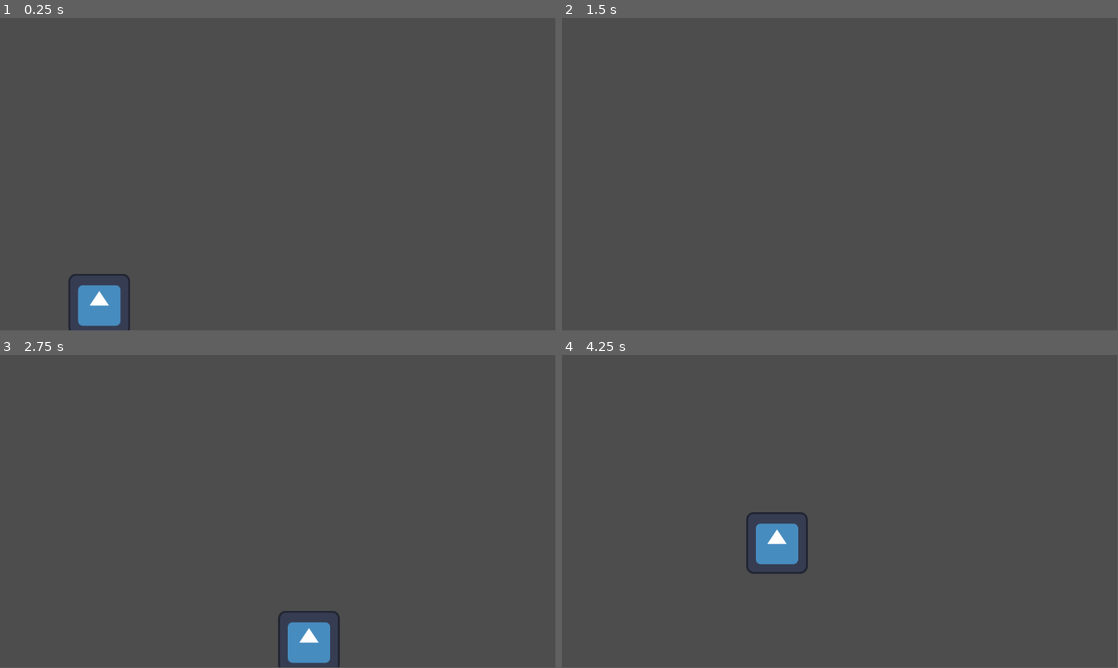
Above: before the commit, frames 1-4 (two rows, left to right).
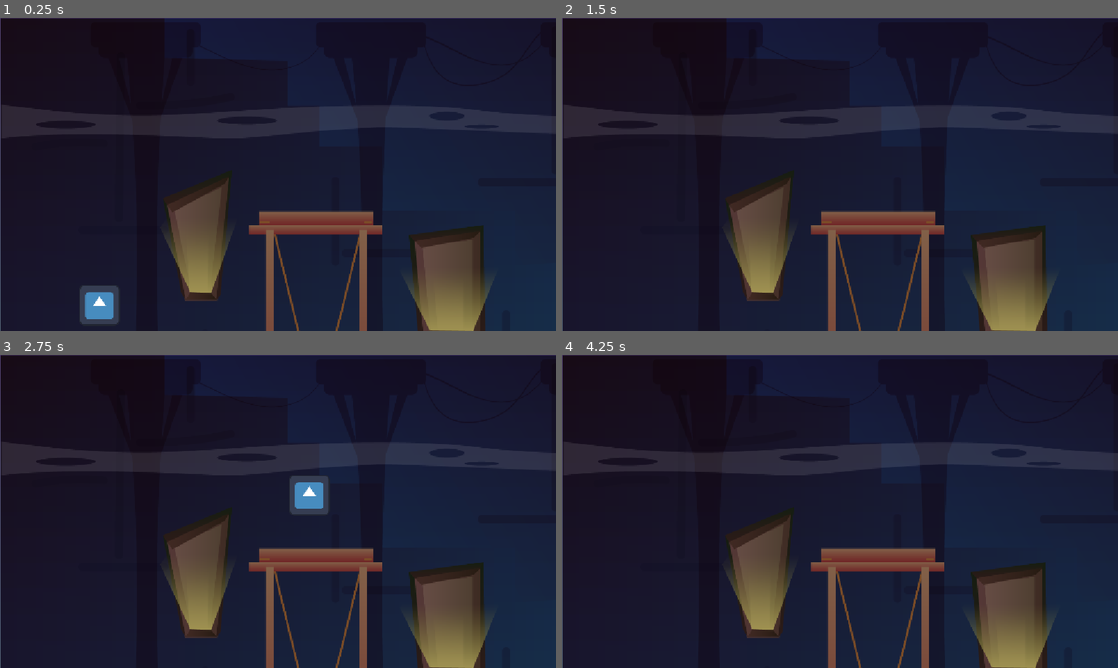
Above: after the commit, the same moments.

Repository: SanaDeghat/jetpack-joyride
Game: Godot game, scene res://mainScene.tscn
Same seed, same stepped clock (60 frames per second), same inputs: the game is played once before the commit and once after it. The engine's default icon, where the game draws it, is replaced by a stand-in: a white triangle on a blue panel in a dark square.
Inputs (mouse positions are in pixels of both pictures, inside the frame that each line leads up to):
- Up to frame 1 (0.25 s): no input
- Up to frame 2 (1.5 s): tap Enter (ui_accept) at 0.5 s; move the mouse to (962, 158) at 0.52 s; hold Right (ui_right) 0.53-1.28 s; hold Enter (ui_accept) 0.53-1.28 s; click (962, 158) at 0.67 s; move the mouse to (728, 190) at 1.27 s; hold Down from 1.28 s (still down); tap Alt at 1.35 s
- Up to frame 3 (2.75 s): tap Enter (ui_accept) at 1.52, 1.55, 1.82 s; move the mouse to (333, 442) at 2.02 s; release Down at 2.03 s; hold Right (ui_right) from 2.03 s (still down); hold Enter (ui_accept) from 2.03 s (still down); tap Shift at 2.1 s
- Up to frame 4 (4.25 s): move the mouse to (812, 574) at 2.77 s; release Right (ui_right) at 2.78 s; release Enter (ui_accept) at 2.78 s; hold Up 2.78-3.53 s; tap Enter (ui_accept) at 2.85, 3.02, 3.32 s; click (812, 574) at 2.92 s; move the mouse to (1006, 558) at 3.52 s; hold Left (ui_left) from 3.53 s (still down); hold Enter (ui_accept) from 3.53 s (still down); tap Alt at 3.6 s
In our replay, the window is 799x449 before the commit and 800x450 after it. These sizes can differ from the game's own. Grey fills any space a smaller window leaves; there, only what the larger window draws over its background counts as a difference.

The runs differ from the first frame. In frame 1, 97% of the frame differs, in the area x 0-100%, y 0-100%; in frame 2, 98%; in frame 3, 97%; in frame 4, 98%.

Commit message:
SHOOT I FORGOPT WAKATIME

Diff:
--- a/character_body_2d.gd
+++ b/character_body_2d.gd
@@ -8,8 +8,7 @@
 func _physics_process(delta: float) -> void:
 	# Add the gravity.
 
-	# Handle jump.
-	if Input.is_action_just_pressed("ui_accept") :
+	if Input.is_action_pressed("ui_accept") :
 		print ("flyting weeeeeeeee")
 		velocity.y = JUMP_VELOCITY
 	else:
--- a/mainScene.tscn
+++ b/mainScene.tscn
@@ -1,13 +1,22 @@
 [gd_scene format=3 uid="uid://b06sk5lckfr65"]
 
 [ext_resource type="Script" uid="uid://bbuoinsct66cl" path="res://character_body_2d.gd" id="1_g4qto"]
+[ext_resource type="Texture2D" uid="uid://b0fpvpbdcd3e4" path="res://background (2).png" id="1_hr5et"]
 [ext_resource type="Texture2D" uid="uid://ddukknn2tkr8p" path="res://icon.svg" id="2_hr5et"]
 
 [node name="Node2D" type="Node2D" unique_id=1058356665]
+
+[node name="ParallaxBackground" type="ParallaxBackground" parent="." unique_id=2015609975]
+
+[node name="TextureRect" type="TextureRect" parent="ParallaxBackground" unique_id=1910329956]
+offset_right = 1926.0
+offset_bottom = 1083.0
+texture = ExtResource("1_hr5et")
 
 [node name="CharacterBody2D" type="CharacterBody2D" parent="." unique_id=1518095123]
 position = Vector2(206, 566)
 script = ExtResource("1_g4qto")
 
 [node name="Sprite2D" type="Sprite2D" parent="CharacterBody2D" unique_id=1945903261]
+scale = Vector2(0.66, 0.66)
 texture = ExtResource("2_hr5et")
--- a/project.godot
+++ b/project.godot
@@ -15,6 +15,15 @@
 config/features=PackedStringArray("4.6", "GL Compatibility")
 config/icon="res://icon.svg"
 
+[display]
+
+window/size/mode=2
+window/stretch/mode="canvas_items"
+
+[editor_plugins]
+
+enabled=PackedStringArray("res://addons/godot_super-wakatime/plugin.cfg")
+
 [physics]
 
 3d/physics_engine="Jolt Physics"
Not shown, added: addons/godot_super-wakatime/api_key_prompt.tscn
Not shown, added: addons/godot_super-wakatime/counter.tscn
Not shown, added: addons/godot_super-wakatime/decompressor.gd
Not shown, added: addons/godot_super-wakatime/decompressor.gd.uid
Not shown, added: addons/godot_super-wakatime/godot_super-wakatime.gd
Not shown, added: addons/godot_super-wakatime/godot_super-wakatime.gd.uid
Not shown, added: addons/godot_super-wakatime/plugin.cfg
Not shown, added: addons/godot_super-wakatime/utils.gd
Not shown, added: addons/godot_super-wakatime/utils.gd.uid
Binary file added: background (2).png
Not shown, added: background (2).png.import
Not shown, added: LICENSE
(and 3 more such lines)
